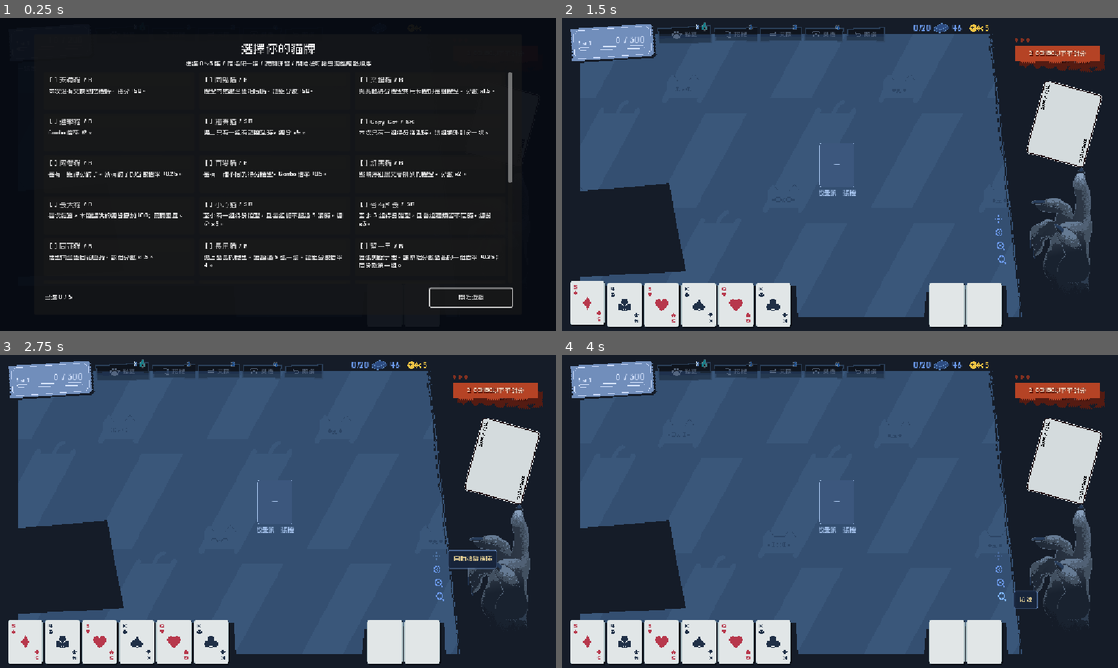
Above: before the commit, frames 1-4 (two rows, left to right).
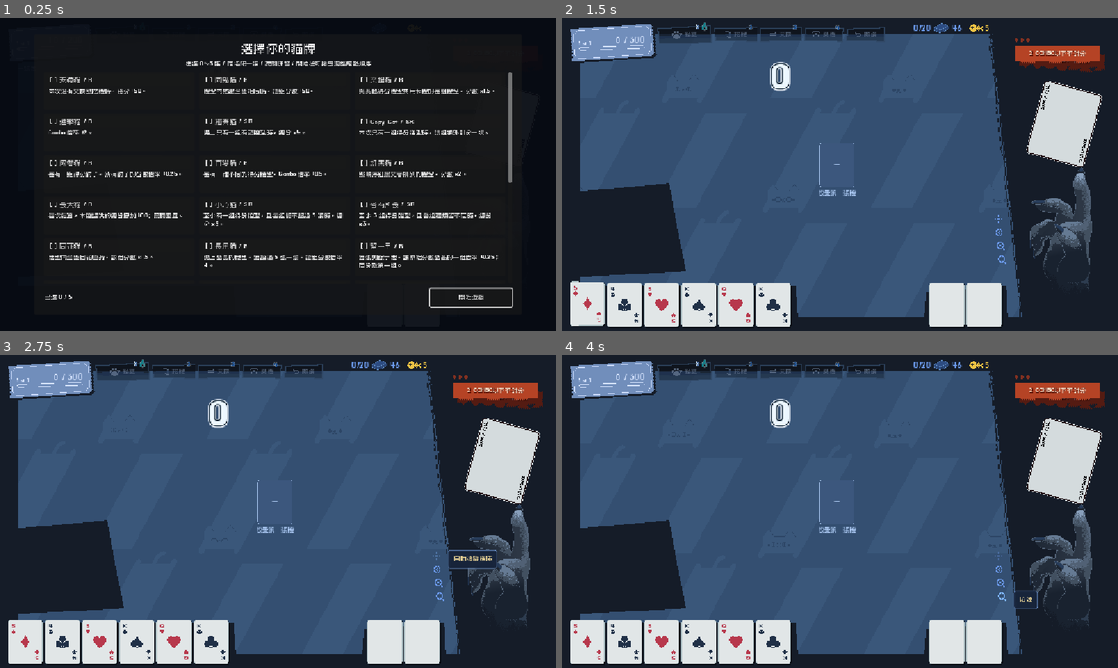
Above: after the commit, the same moments.

Repository: raven0613/paws_and_scythe
Game: Godot game, scene res://src/nodes/gameplay.tscn
Same seed, same stepped clock (60 frames per second), same inputs: the game is played once before the commit and once after it.
Inputs (mouse positions are in pixels of both pictures, inside the frame that each line leads up to):
- Up to frame 1 (0.25 s): no input
- Up to frame 2 (1.5 s): click "開始遊戲" at 0.5 s; tap Enter (ui_accept) at 1.25 s; drag from (589, 305) to (895, 105) at 1.27 s
- Up to frame 3 (2.75 s): click (433, 555) at 2 s
- Up to frame 4 (4 s): click (1001, 583) at 2.75 s; click (1001, 596) at 3.5 s

The runs differ from the first frame. In frame 2, 0.4% of the frame differs, in the area x 1-42%, y 14-99%; in frame 3, 0.3%; in frame 4, 0.3%.

Commit message:
feat: add card hover effect

Diff:
--- a/src/configs/hand_area/hand_area_config.gd
+++ b/src/configs/hand_area/hand_area_config.gd
@@ -14,11 +14,12 @@
 # 底板右緣跟隨最後一張移動的牌收回。撤銷出牌時讓位的各張同時移動，時間由 action_animation_config 的 UNDO_HAND_SHIFT_DURATION 控制。
 const SHIFT_DURATION = 0.18
 const SHIFT_INTERVAL = 0.04
-# 手牌 Hover：視覺層在 HOVER_DURATION 內以 Back Out 上浮 HOVER_LIFT 並拉到最上層，同時依滑鼠位置透視傾斜，滑鼠所在的一側往後壓。
+# 手牌 Hover：未選取的牌在 HOVER_DURATION 內以 Back Out 上浮 HOVER_LIFT，選取中的牌原地呼吸一次（參數見 playing_card/card_hover_config.gd），
+# 兩者都拉到最上層並依滑鼠位置透視傾斜，滑鼠所在的一側往後壓。停在牌上點擊選取時，浮起在 HOVER_RELEASE_DURATION 內收回並呼吸一次。
 # HOVER_TILT 為滑鼠在牌緣時左右（x）與上下（y）的最大傾斜弧度，HOVER_PERSPECTIVE 為鏡頭到牌面的距離（像素），越小透視越強；
 # 傾斜以每秒 HOVER_TILT_FOLLOW 的速率平滑跟隨。離開時在 HOVER_RELEASE_DURATION 內以 Quad Out 歸位並回正。
 # Hover 中位於 HOVER_LAYER，歸位中位於 HOVER_RELEASE_LAYER。
-const HOVER_LIFT = 12.0
+const HOVER_LIFT = 8.0
 const HOVER_DURATION = 0.2
 const HOVER_TILT = Vector2(0.3, 0.3)
 const HOVER_PERSPECTIVE = 260.0
--- /dev/null
+++ b/src/configs/playing_card/card_hover_config.gd
@@ -0,0 +1,8 @@
+extends RefCounted
+
+# 場上牌與選取中手牌的 Hover 呼吸：滑鼠進入時卡面以自身中心在 BREATH_UP 內以 Quart Out 放大到 BREATH_SCALE，
+# 再於 BREATH_DOWN 內以 Sine In Out 縮回原尺寸，每次進入播放一次。場上牌播放期間位於其他牌上層 BREATH_LAYER。
+const BREATH_SCALE = 1.05
+const BREATH_UP = 0.08
+const BREATH_DOWN = 0.2
+const BREATH_LAYER = 2
--- a/src/configs/score/celebration_config.gd
+++ b/src/configs/score/celebration_config.gd
@@ -4,7 +4,7 @@
 # 最終分數達到關卡目標的 HIGH_SCORE_RATIO 倍使用全像彩虹，達到 GALAXY_SCORE_RATIO 倍使用銀河。
 # FORCE_HIGH_SCORE 為每次結算至少使用的等級，NORMAL 時完全依分數判定。
 enum Tier { NORMAL, HOLOGRAPHIC, GALAXY }
-const FORCE_HIGH_SCORE = Tier.HOLOGRAPHIC
+const FORCE_HIGH_SCORE = Tier.NORMAL
 const HIGH_SCORE_RATIO = 1.5
 const GALAXY_SCORE_RATIO = 3.0
 
--- a/src/configs/score/galaxy_transition_config.gd
+++ b/src/configs/score/galaxy_transition_config.gd
@@ -31,4 +31,4 @@
 const VIGNETTE_AFTERGLOW = Afterglow.LINGER
 const VIGNETTE_FADE_DURATION = 0.5
 const VIGNETTE_LINGER_RADIUS = 0.8
-const VIGNETTE_LINGER_INTENSITY = 0.3
+const VIGNETTE_LINGER_INTENSITY = 0.4
--- a/src/nodes/gameplay.tscn
+++ b/src/nodes/gameplay.tscn
@@ -123,12 +123,13 @@
 layout_mode = 1
 
 [node name="settlement_score" parent="." unique_id=1846871130 instance=ExtResource("13_score")]
+visible = true
 layout_mode = 1
 anchors_preset = 5
 anchor_left = 0.5
 anchor_right = 0.5
 offset_left = -273.0
-offset_top = 60.0
+offset_top = 85.0
 offset_right = 27.0
-offset_bottom = 194.0
+offset_bottom = 219.0
 grow_horizontal = 2
--- a/src/scripts/board/board.gd
+++ b/src/scripts/board/board.gd
@@ -9,6 +9,7 @@
 const PlacementScene = preload("res://src/scenes/card_placement/card_placement.tscn")
 const Camera = preload("res://src/scripts/board/board_camera.gd")
 const ViewArea = preload("res://src/scripts/board/board_view_area.gd")
+const HoverAnimator = preload("res://src/scripts/board/board_hover_animator.gd")
 var _cards: Dictionary = {}
 var _placements: Dictionary = {}
 var _input_enabled := false
@@ -18,11 +19,16 @@
 var _focused: Array[Control] = []
 var _home: Dictionary = {}
 var _view_area: RefCounted
+var _hover: Node
 
 func _ready() -> void:
 	_camera = Camera.new()
 	add_child(_camera)
 	_camera.setup(self, $content)
+	if not Engine.is_editor_hint():
+		_hover = HoverAnimator.new()
+		_hover.setup(self)
+		add_child(_hover)
 	_refresh_placements()
 
 func get_occupied_cells() -> Array[Vector2i]:
@@ -97,6 +103,19 @@
 	_camera.motion_paused = paused
 	if paused:
 		reset_focus()
+
+# 盤面可操作時，場上卡牌在 Hover 時呼吸一次。
+func set_hover_enabled(enabled: bool) -> void:
+	_hover.set_enabled(enabled)
+
+# 畫面上 point 處未被固定介面遮住的場上卡牌。
+func card_at_point(point: Vector2) -> Control:
+	if not allows_camera_at(point):
+		return null
+	for card in _cards.values():
+		if ViewArea.contains_point(card, point):
+			return card
+	return null
 
 func has_card_at(point: Vector2) -> bool:
 	for card in _cards.values():
--- /dev/null
+++ b/src/scripts/board/board_hover_animator.gd
@@ -0,0 +1,57 @@
+extends Node
+
+const Config = preload("res://src/configs/playing_card/card_hover_config.gd")
+const Breath = preload("res://src/service/motion/breath_pulse.gd")
+var _board: Control
+var _enabled := false
+var _hovered: Control
+var _pulses: Dictionary = {}
+
+# 以滑鼠位置比對卡牌格位，固定介面遮住的位置不觸發；縮放作用於卡牌 visual 子節點，格位與輸入維持原狀。
+func setup(board: Control) -> void:
+	_board = board
+
+# 盤面可操作時才回應 Hover；停用時立即恢復原尺寸，交給牌型回饋、結算與卡牌動作接手卡面。
+func set_enabled(enabled: bool) -> void:
+	if _enabled == enabled:
+		return
+	_enabled = enabled
+	if not enabled:
+		for card in _pulses.keys():
+			_rest(card)
+		_hovered = null
+
+# 滑鼠進入時呼吸一次，移出後播完剩餘的部分。
+func _process(delta: float) -> void:
+	if not _enabled:
+		return
+	var card: Control = _board.card_at_point(get_viewport().get_mouse_position())
+	if card != _hovered:
+		_hovered = card
+		if card != null:
+			_start(card)
+	for item in _pulses.keys():
+		var pulse: Dictionary = _pulses[item]
+		pulse.time += delta
+		if Breath.finished(pulse.time):
+			_rest(item)
+		else:
+			_apply(item, Breath.scale(pulse.time, pulse.from))
+
+func _start(card: Control) -> void:
+	var from: float = _pulses[card].scale if _pulses.has(card) else 1.0
+	_pulses[card] = {"time": 0.0, "from": from, "scale": from}
+	card.group_visual().z_index = Config.BREATH_LAYER
+
+func _apply(card: Control, scale: float) -> void:
+	var visual: Node2D = card.group_visual()
+	visual.scale = Vector2.ONE * scale
+	visual.position = Breath.offset(scale, card.pivot_offset)
+	_pulses[card].scale = scale
+
+func _rest(card: Control) -> void:
+	var visual: Node2D = card.group_visual()
+	visual.scale = Vector2.ONE
+	visual.position = Vector2.ZERO
+	visual.z_index = 0
+	_pulses.erase(card)
--- a/src/scripts/gameplay/gameplay.gd
+++ b/src/scripts/gameplay/gameplay.gd
@@ -294,6 +294,7 @@
 	var browsing: bool = not _busy and game.status == Run.Status.PLAYING
 	var active: bool = browsing and not _feedback_active
 	$combo.set_idle_enabled(active)
+	$board.set_hover_enabled(active)
 	$cat_card_area.set_interaction_enabled(active)
 	if (_mode == &"remove" and not game.can_dig()) or (_mode == &"swap" and not game.can_swap()):
 		_mode = &""
--- a/src/scripts/hand_area/hand_hover_animator.gd
+++ b/src/scripts/hand_area/hand_hover_animator.gd
@@ -2,12 +2,13 @@
 
 const Config = preload("res://src/configs/hand_area/hand_area_config.gd")
 const HoverTilt = preload("res://src/service/motion/hover_tilt.gd")
+const Breath = preload("res://src/service/motion/breath_pulse.gd")
 var _cards: Control
 var _enabled := false
 var _hovered: Control
 var _states: Dictionary = {}
 
-# 位移與透視傾斜作用於卡牌 visual 子節點，根節點固定在槽位負責輸入，浮起時 Hover 範圍維持不變。
+# 位移、縮放與透視傾斜作用於卡牌 visual 子節點，根節點固定在槽位負責輸入，浮起時 Hover 範圍維持不變。
 func setup(cards: Control) -> void:
 	_cards = cards
 
@@ -31,10 +32,12 @@
 			_enter(card)
 	if _hovered != null:
 		var state: Dictionary = _states[_hovered]
+		if state.selected != _hovered.selected:
+			_follow_selection(_hovered)
 		var target := HoverTilt.target(_hovered.get_local_mouse_position(), _hovered.size, Config.HOVER_TILT)
 		state.tilt = HoverTilt.follow(state.tilt, target, delta, Config.HOVER_TILT_FOLLOW)
-	for item in _states:
-		_apply(item)
+	for item in _states.keys():
+		_step(item, delta)
 
 func _hovered_card() -> Control:
 	var control := get_viewport().gui_get_hovered_control()
@@ -45,16 +48,32 @@
 			return card
 	return null
 
+# 未選取的牌上浮，選取中的牌已因選取上移，改為原地呼吸一次；兩者都拉到最上層並依滑鼠透視傾斜。
 func _enter(card: Control) -> void:
-	var state: Dictionary = _states.get(card, {"lift": 0.0, "tilt": Vector2.ZERO, "layer": card.z_index, "tween": null})
+	var state: Dictionary = _states.get(card, {"lift": 0.0, "tilt": Vector2.ZERO, "scale": 1.0, "pulse": {},
+		"layer": card.z_index, "tween": null})
 	_states[card] = state
+	state.released = false
+	card.z_index = Config.HOVER_LAYER
+	_follow_selection(card)
+
+# 停在牌上點擊選取時，浮起隨牌往上跳的同時收回並呼吸一次；取消選取時浮起升回。
+func _follow_selection(card: Control) -> void:
+	var state: Dictionary = _states[card]
+	state.selected = card.selected
+	if card.selected:
+		state.pulse = {"time": 0.0, "from": state.scale}
+		_tween_lift(state, 0.0, Config.HOVER_RELEASE_DURATION, Tween.TRANS_QUAD)
+	else:
+		_tween_lift(state, Config.HOVER_LIFT, Config.HOVER_DURATION, Tween.TRANS_BACK)
+
+func _tween_lift(state: Dictionary, target: float, duration: float, transition: Tween.TransitionType) -> void:
 	if state.tween:
 		state.tween.kill()
-	card.z_index = Config.HOVER_LAYER
-	state.tween = create_tween()
-	state.tween.tween_method(func(value: float): state.lift = value, state.lift, Config.HOVER_LIFT, Config.HOVER_DURATION) \
-		.set_trans(Tween.TRANS_BACK).set_ease(Tween.EASE_OUT)
+	state.tween = create_tween().set_trans(transition).set_ease(Tween.EASE_OUT)
+	state.tween.tween_method(func(value: float): state.lift = value, state.lift, target, duration)
 
+# 離開時以 Quad Out 歸位並回正，呼吸播完後回到原圖層。
 func _release(card: Control) -> void:
 	var state: Dictionary = _states[card]
 	state.tween.kill()
@@ -62,15 +81,27 @@
 	state.tween = create_tween().set_parallel().set_trans(Tween.TRANS_QUAD).set_ease(Tween.EASE_OUT)
 	state.tween.tween_method(func(value: float): state.lift = value, state.lift, 0.0, Config.HOVER_RELEASE_DURATION)
 	state.tween.tween_method(func(value: Vector2): state.tilt = value, state.tilt, Vector2.ZERO, Config.HOVER_RELEASE_DURATION)
-	state.tween.chain().tween_callback(_settle.bind(card))
+	state.tween.chain().tween_callback(func(): state.released = true)
 
-func _apply(card: Control) -> void:
+func _step(card: Control, delta: float) -> void:
 	var state: Dictionary = _states[card]
-	card.group_visual().position = Vector2.UP * state.lift
+	if not state.pulse.is_empty():
+		state.pulse.time += delta
+		state.scale = Breath.scale(state.pulse.time, state.pulse.from)
+		if Breath.finished(state.pulse.time):
+			state.pulse = {}
+	if state.released and state.pulse.is_empty():
+		_settle(card)
+		return
+	var visual: Node2D = card.group_visual()
+	visual.scale = Vector2.ONE * state.scale
+	visual.position = Vector2.UP * state.lift + Breath.offset(state.scale, card.pivot_offset)
 	card.set_tilt(state.tilt, Config.HOVER_PERSPECTIVE)
 
 func _settle(card: Control) -> void:
-	card.group_visual().position = Vector2.ZERO
+	var visual: Node2D = card.group_visual()
+	visual.scale = Vector2.ONE
+	visual.position = Vector2.ZERO
 	card.set_tilt(Vector2.ZERO, Config.HOVER_PERSPECTIVE)
 	card.z_index = _states[card].layer
 	_states.erase(card)
--- /dev/null
+++ b/src/service/motion/breath_pulse.gd
@@ -0,0 +1,18 @@
+extends RefCounted
+
+const Config = preload("res://src/configs/playing_card/card_hover_config.gd")
+
+# 呼吸一次的縮放：從 from 以 Quart Out 放大到 BREATH_SCALE，再以 Sine In Out 縮回 1；
+# from 為開始時的縮放，呼吸途中重新進入時由當下尺寸接續。
+static func scale(time: float, from: float) -> float:
+	if time < Config.BREATH_UP:
+		return Tween.interpolate_value(from, Config.BREATH_SCALE - from, time, Config.BREATH_UP, Tween.TRANS_QUART, Tween.EASE_OUT)
+	var elapsed := minf(time - Config.BREATH_UP, Config.BREATH_DOWN)
+	return Tween.interpolate_value(Config.BREATH_SCALE, 1.0 - Config.BREATH_SCALE, elapsed, Config.BREATH_DOWN, Tween.TRANS_SINE, Tween.EASE_IN_OUT)
+
+static func finished(time: float) -> bool:
+	return time >= Config.BREATH_UP + Config.BREATH_DOWN
+
+# 左上角為原點的卡面以 pivot 為中心縮放時，visual 需要的位置偏移。
+static func offset(scale: float, pivot: Vector2) -> Vector2:
+	return pivot * (1.0 - scale)
--- /dev/null
+++ b/tests/motion/breath_pulse_test.gd
@@ -0,0 +1,34 @@
+extends SceneTree
+
+const Breath = preload("res://src/service/motion/breath_pulse.gd")
+const Config = preload("res://src/configs/playing_card/card_hover_config.gd")
+var failures := 0
+
+func _init() -> void:
+	_check(is_equal_approx(Breath.scale(0.0, 1.0), 1.0), "Breath starts from the resting size")
+	_check(is_equal_approx(Breath.scale(Config.BREATH_UP, 1.0), Config.BREATH_SCALE), "Breath peaks at the configured scale")
+	var end := Config.BREATH_UP + Config.BREATH_DOWN
+	_check(is_equal_approx(Breath.scale(end, 1.0), 1.0) and Breath.finished(end), "Breath settles back to the resting size")
+	_check(not Breath.finished(end - 0.001), "Breath lasts its full duration")
+	var previous := 1.0
+	for step in range(1, 11):
+		var value := Breath.scale(Config.BREATH_UP * step / 10.0, 1.0)
+		_check(value > previous - 0.0001, "Scale grows while breathing in")
+		previous = value
+	_check(Breath.scale(Config.BREATH_UP / 4.0, 1.0) - 1.0 > (Config.BREATH_SCALE - 1.0) / 2.0, "Breathing in starts fast and eases out")
+	for step in range(1, 11):
+		var value := Breath.scale(Config.BREATH_UP + Config.BREATH_DOWN * step / 10.0, 1.0)
+		_check(value < previous + 0.0001, "Scale shrinks while breathing out")
+		previous = value
+	var middle := Breath.scale(Config.BREATH_UP + Config.BREATH_DOWN / 2.0, 1.0)
+	_check(is_equal_approx(Breath.scale(0.0, middle), middle), "Re-entering mid-breath continues from the current size")
+	var pivot := Vector2(36.5, 46)
+	for value in [1.0, Config.BREATH_SCALE]:
+		_check((Breath.offset(value, pivot) + pivot * value).is_equal_approx(pivot), "Card scales about its center")
+	print("Breath pulse: %d failures" % failures)
+	quit(1 if failures else 0)
+
+func _check(ok: bool, message: String) -> void:
+	if not ok:
+		failures += 1
+		push_error(message)
Not shown, added: src/configs/playing_card/card_hover_config.gd.uid
Not shown, added: src/scripts/board/board_hover_animator.gd.uid
Not shown, added: src/service/motion/breath_pulse.gd.uid
Not shown, added: tests/motion/breath_pulse_test.gd.uid
Not shown, changed: doc/board.md
Not shown, changed: doc/game_ideas.md
Not shown, changed: doc/spec.md
